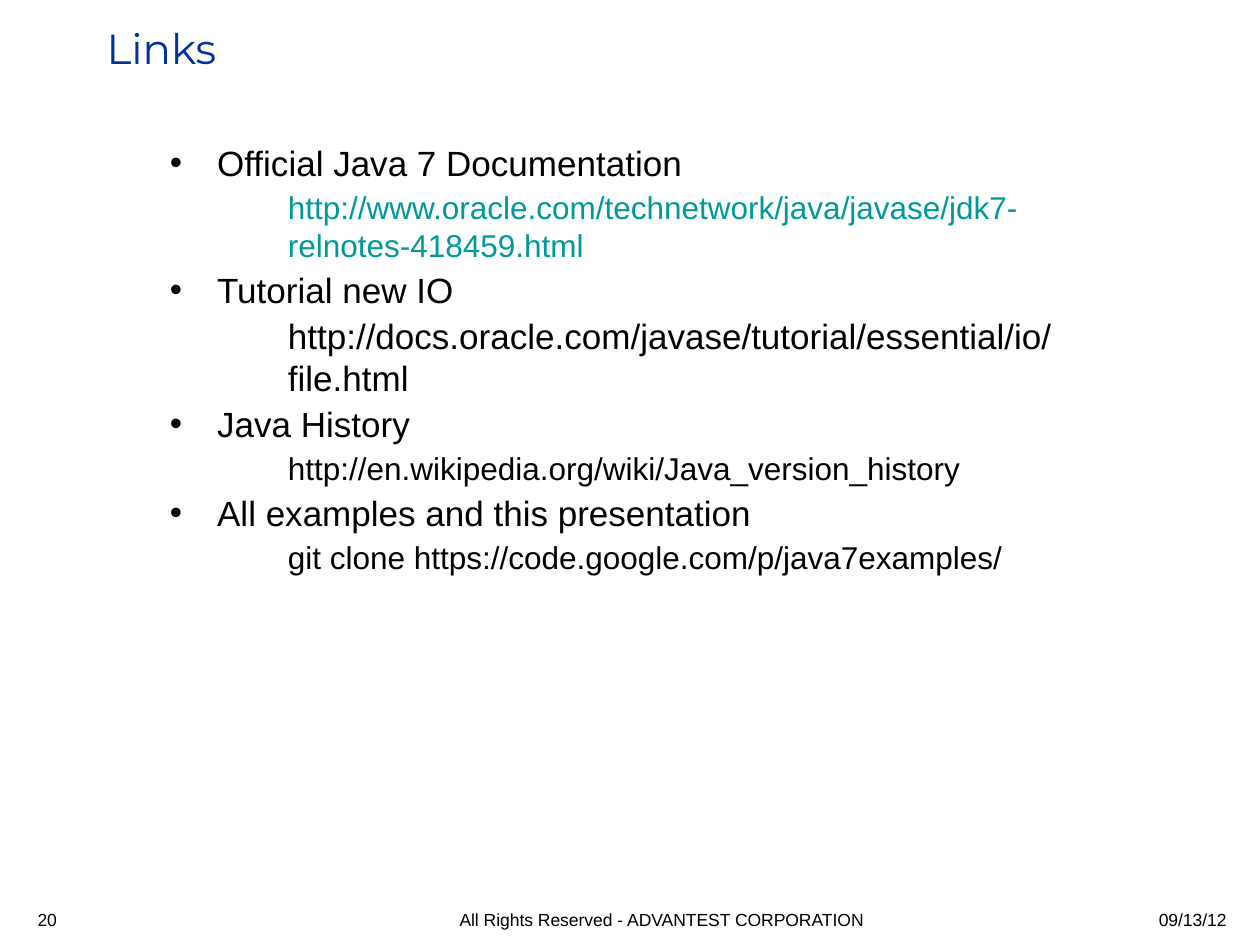
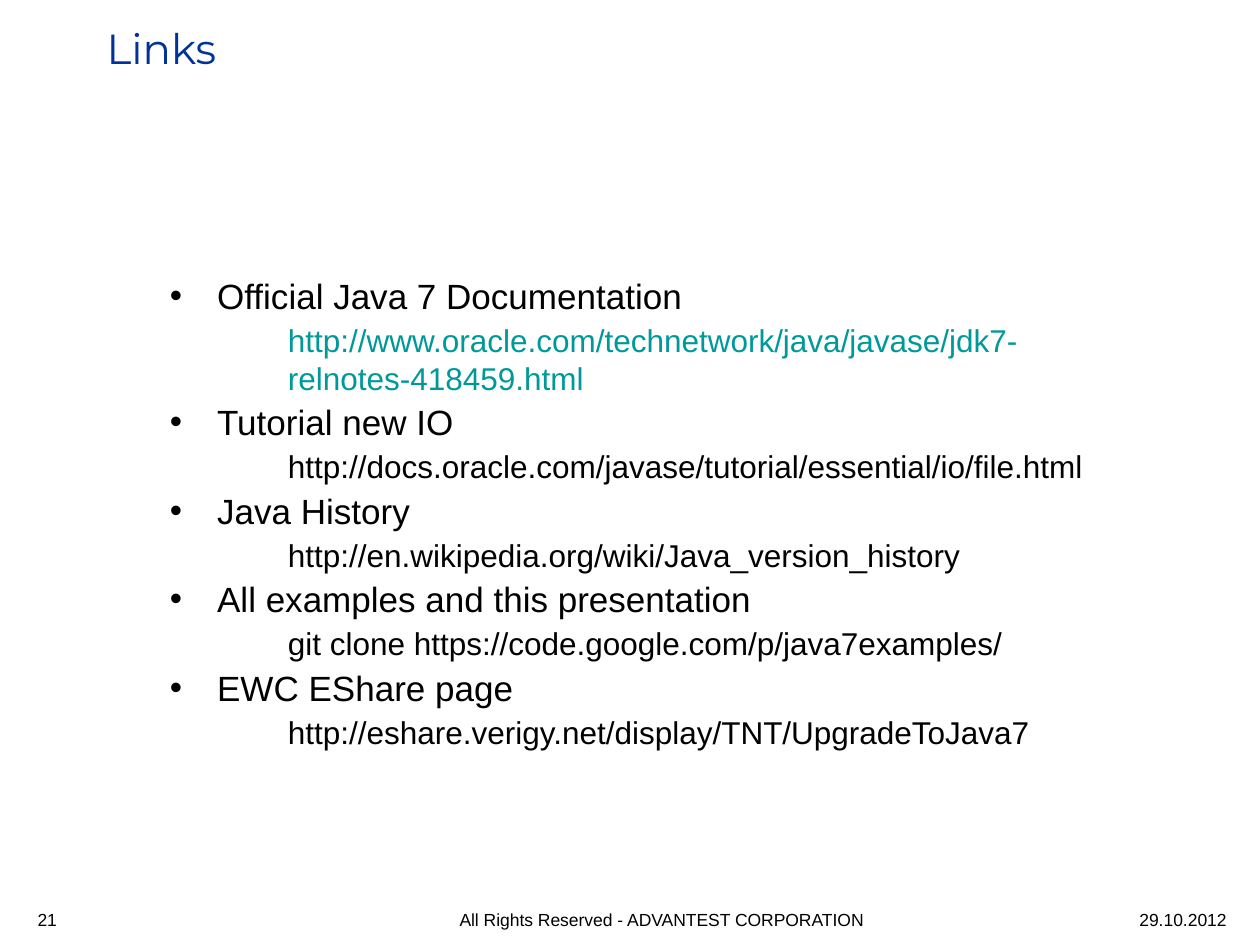
Before and after one commit to iloveeclipse/java7examples, a slide deck: slide 21 of doc/Java7_highlights.ppt (slide 20 before the commit). Drawn at 1260x945 pixels with LibreOffice and Linux fonts; fonts in the diff are those of the drawing; background and template pictures are left out. Boxes give left, top, right and bottom in pixels: in the first picture for what was removed or moved away, otherwise in the second. Text is boxed around its words. In the diff, an @@ line names an element or a change of style, - is before the commit and + after.

```diff
--- a/doc/Java7_highlights.ppt
+++ b/doc/Java7_highlights.ppt
@@ text "Official Java 7 Documentation" at [217, 283, 1082, 750]: vertical alignment top to middle @@
@@ text at [288, 455, 1082, 484]: size 20 to 18 pt in "http://docs.oracle.com/javase/tutorial/essential/io/file.htm ..." @@
@@ text at [217, 675, 1029, 750]: paragraphs added @@
+• EWC EShare page
+    http://eshare.verigy.net/display/TNT/UpgradeToJava7
@@ page number at [38, 913, 57, 926]: text changed @@
-20
+21
@@ text at [1139, 913, 1226, 926]: text changed @@
-09/13/12
+29.10.2012
```
Also in this commit, not shown: 18 other slides changed, 2 slides added, 1 slide removed, 1 other file.
